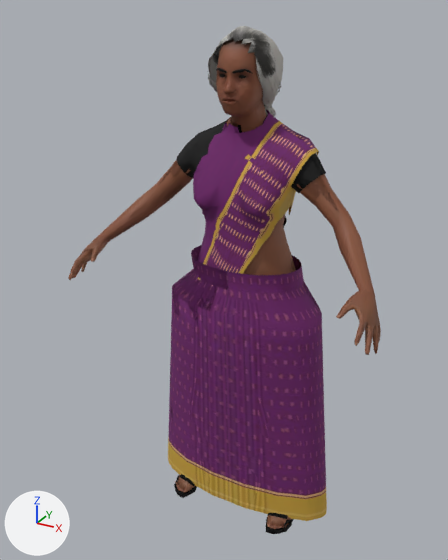
The glTF model godot-chennai/assets/people/elderly_woman.glb, before and after one commit.
Both versions are drawn from a camera (50 mm lens) standing at (0.786, -1.613, 1.587) and looking at (-0.044, -0.104, 0.832). The lights are fixed; the arrows at lower left show +X, +Y and +Z. The picture after the commit comes second. Vertices at exactly the same position are counted once.

Before the edit, the objects in view are built like this:
```python
me_body = bpy.data.meshes.new('Body')
me_body.from_pydata(...)  # 5442 vertices, 7833 faces; spans x -0.48..0.48, y -0.34..0.09, z 0.0..1.54
# faces by material slot: [2690, 5143]
me_body.materials.append(mat_skin)  # picture img_elderly_woman_skin
me_body.materials.append(mat_outfit)
me_body_lod1 = bpy.data.meshes.new('Body_LOD1')
me_body_lod1.from_pydata(...)  # 2650 vertices, 3386 faces; spans x -0.48..0.48, y -0.33..0.09, z 0.0..1.54
# faces by material slot: [1050, 2336]
me_body_lod1.materials.append(mat_skin)  # picture img_elderly_woman_skin
me_body_lod1.materials.append(mat_outfit)
ob_body = bpy.data.objects.new('Body', me_body)
ob_body.location = (0.0, 0.0, 0.0)
ob_body_lod1 = bpy.data.objects.new('Body_LOD1', me_body_lod1)
ob_body_lod1.location = (0.0, 0.0, 0.0)
```
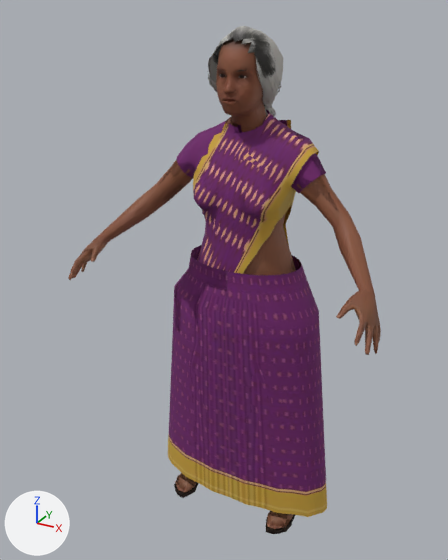
Location of each change, (x1, y1, x2, y2) in pixels of the pictures (448 x 560 px; the box of a moved part takes in the faces that stretch with it):
part 1 of me_body, added (mostly hidden)
    after: (279, 120, 291, 246)
part 2 of me_body, moved or reshaped
    before: (168, 246, 326, 521)
    after: (168, 246, 327, 517)
part 3 of me_body, surface changed
    both: (176, 69, 326, 534)
part 4 of me_body_lod1, moved or reshaped
    before: (103, 197, 327, 519)
    after: (103, 197, 327, 514)
part 5 of me_body_lod1, reshaped
    before: (210, 43, 312, 220)
    after: (210, 43, 312, 181)
part 6 of me_body_lod1, surface changed
    both: (176, 70, 311, 533)

Edits to the bpy script that builds the scene:
```text
Change me_body:
    used by ob_body; location = (0.0, 0.0, 0.0)
    remove me_body.from_pydata(...)  # 5442 vertices, 7833 faces; spans x -0.48..0.48, y -0.34..0.09, z 0.0..1.54
    add me_body.from_pydata(...)  # 5474 vertices, 7875 faces; spans x -0.48..0.48, y -0.34..0.12, z 0.0..1.54
    me_body part 1: a new loose piece of 32 vertices spanning x -0.21..0.09, y 0.02..0.12, z 0.59..1.3, in mat_outfit
    me_body part 2: 385 vertices moved from x -0.31..0.31, y -0.18..0.08, z 0.02..0.83 to x -0.31..0.31, y -0.18..0.08, z 0.04..0.83
    me_body part 3: 1311 kept faces spanning x -0.23..0.23, y -0.19..0.09, z 0.0..1.45 get new texture (UV) coordinates
Change me_body_lod1:
    used by ob_body_lod1; location = (0.0, 0.0, 0.0)
    remove me_body_lod1.from_pydata(...)  # 2650 vertices, 3386 faces; spans x -0.48..0.48, y -0.33..0.09, z 0.0..1.54
    add me_body_lod1.from_pydata(...)  # 2658 vertices, 3386 faces; spans x -0.48..0.48, y -0.33..0.12, z 0.0..1.54
    me_body_lod1 part 4: 124 vertices moved from x -0.3..0.31, y -0.17..0.07, z 0.02..0.83 to x -0.29..0.31, y -0.17..0.08, z 0.04..0.83; 119 vertices removed from x -0.4..0.31, y -0.21..0.09, z 0.02..0.94; 115 vertices added at x -0.4..0.31, y -0.21..0.09, z 0.04..0.93
    me_body_lod1 part 5: 3 vertices moved within x 0.01..0.07, y -0.12..0.03, z 1.35..1.44; 27 vertices removed from x -0.07..0.15, y -0.16..0.06, z 1.02..1.52; 8 vertices added at x -0.07..0.15, y -0.11..0.04, z 1.1..1.52
    me_body_lod1 part 6: 755 kept faces spanning x -0.23..0.27, y -0.19..0.09, z 0.0..1.45 get new texture (UV) coordinates
    other edits to the shape of me_body_lod1 do not show in these pictures
```
